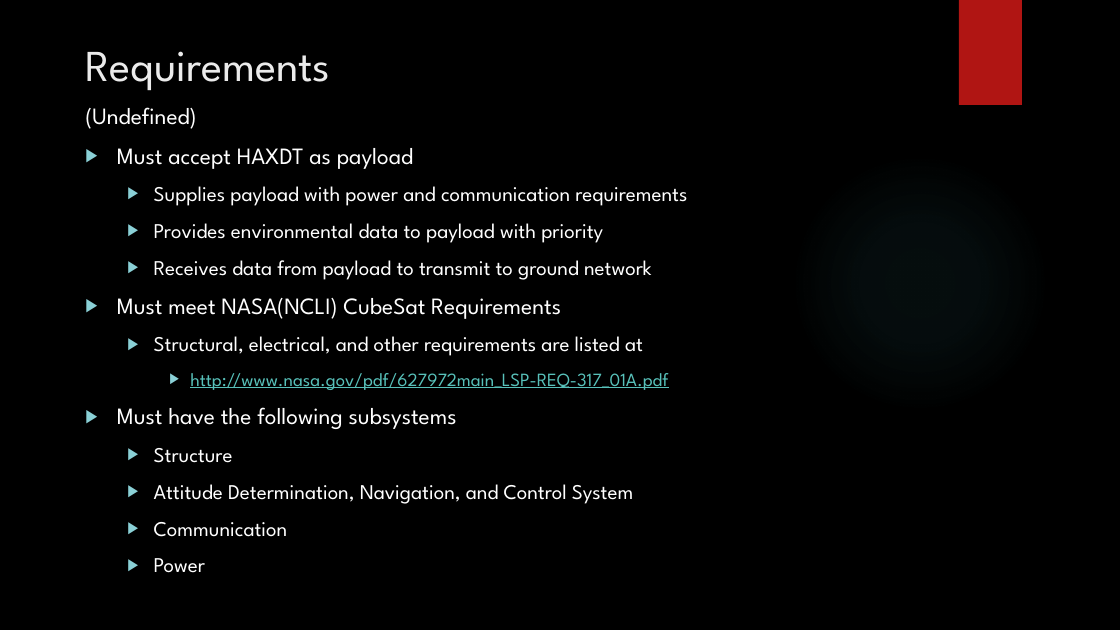
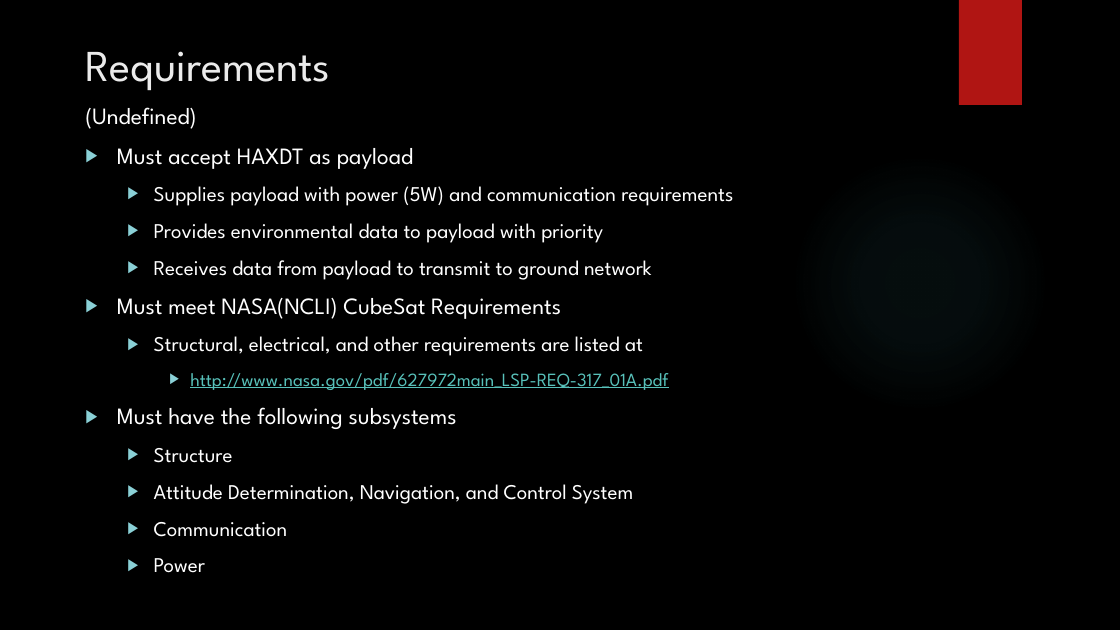
Before and after one commit to HASP-UMN/CubeSat, a slide deck: slide 3 of Presentations/10-2-2015_Presentation.pptx. Drawn at 1120x630 pixels with LibreOffice and Linux fonts; fonts in the diff are those of the drawing; background and template pictures are left out. Boxes give left, top, right and bottom in pixels: in the first picture for what was removed or moved away, otherwise in the second. Text is boxed around its words. In the diff, an @@ line names an element or a change of style, - is before the commit and + after.

Commit message:
Added power requirement
5W to Payload

```diff
--- a/Presentations/10-2-2015_Presentation.pptx
+++ b/Presentations/10-2-2015_Presentation.pptx
@@ text at (154,186,733,206): text changed @@
-  ▶ Supplies payload with power and communication requirements
+  ▶ Supplies payload with power (5W) and communication requirements
```
